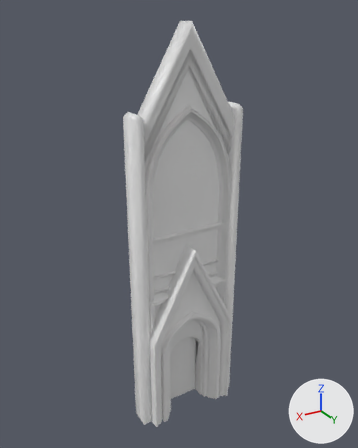
The FBX model Assets/Models/Castle/CastleModules/CastleEntranceFront.fbx, before and after one commit.
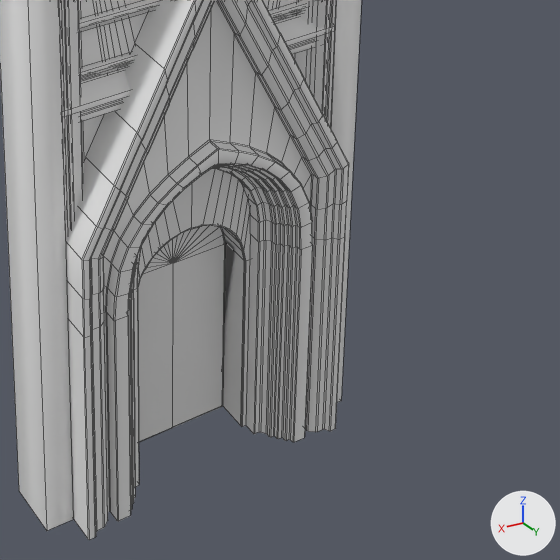
Each version appears first whole from a 50 mm lens placed at (37.2, 59.7, 65.2), pointed at (0.6, -1.3, 34.7), and next in a close-up on the part from 36% to 82% of the width and 61% to 97% of the height. The lights are fixed; the arrows at lower right show +X, +Y and +Z. The close-ups show mesh edges as thin lines. Where no turn or scale is listed for an object, it has been applied to the vertices. Vertices at the same position are counted once.

The first close-up shows 'CastleEntranceFront'.
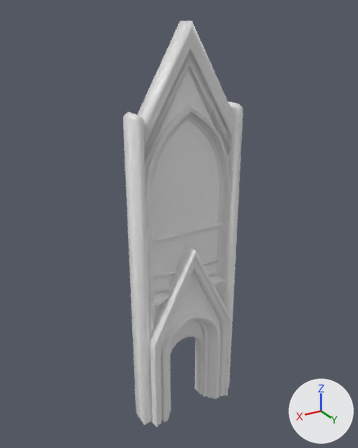
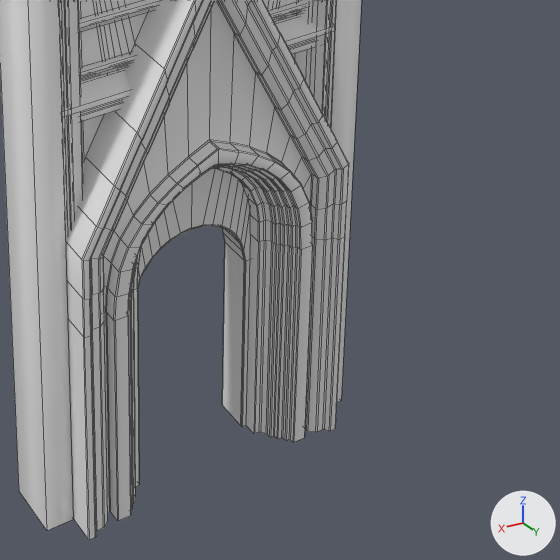
Commit message: Castle assets fixes

Where the change shows, as pixel boxes (x1, y1, x2, y2) in the close-ups (560 x 560 px):
part 1 of me_castleentrancefront, deleted: before (138, 225, 225, 442)

The change, as a list of edits to the scene's bpy script:
```text
Change me_castleentrancefront:
    used by ob_castleentrancefront; location = (0.0, 0.0, 0.0)
    remove me_castleentrancefront.from_pydata(...)  # 1365 vertices, 1275 faces; spans x -9.0..9.0, y -2.0..2.7, z 0.0..64.0
    add me_castleentrancefront.from_pydata(...)  # 1238 vertices, 1123 faces; spans x -9.0..9.0, y -2.0..2.7, z 0.0..64.0
    me_castleentrancefront part 1
    127 vertices are removed from x -3.3..3.3, y -2.0..-1.8, z 0.0..13.9
    152 faces are deleted
```
